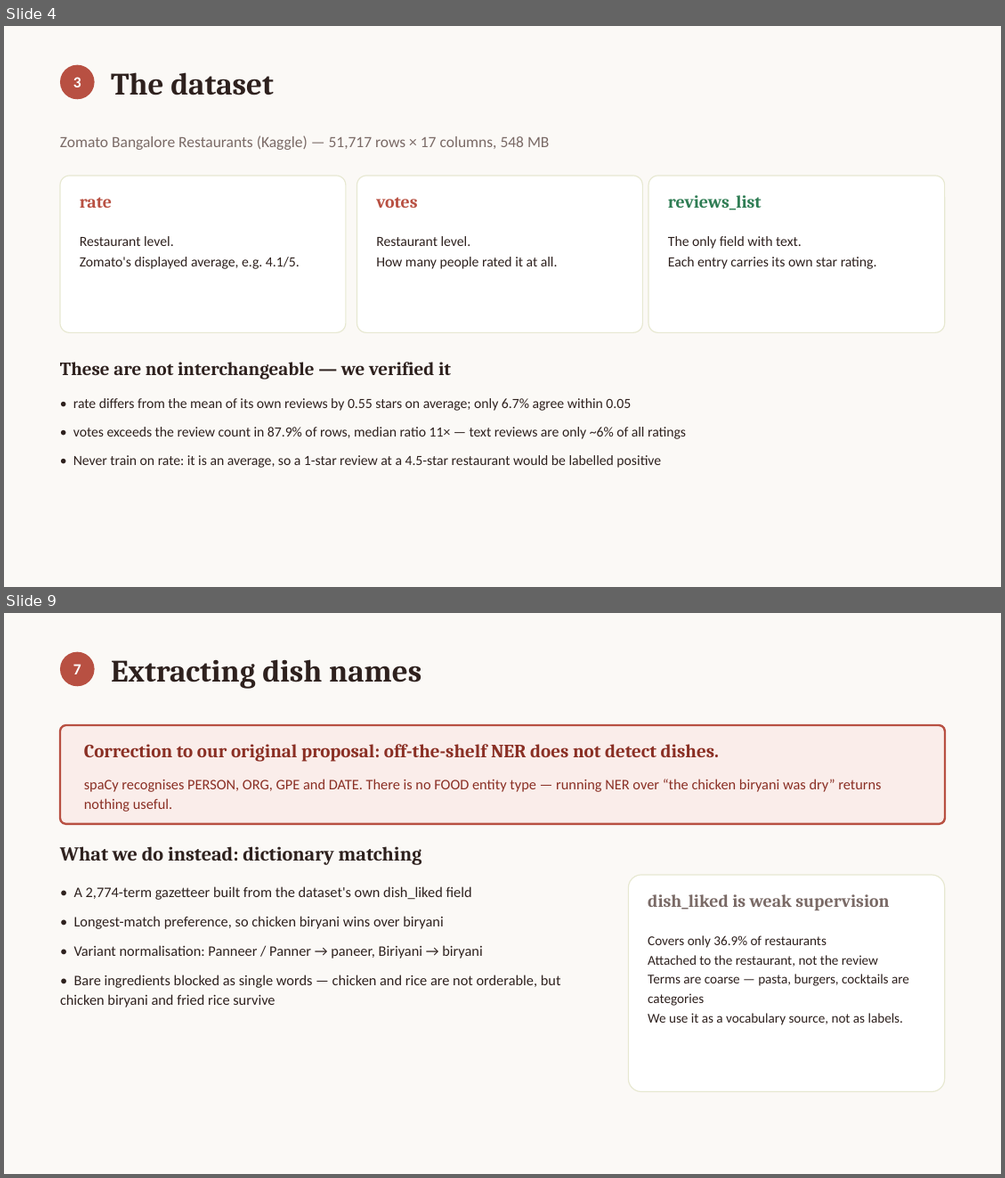
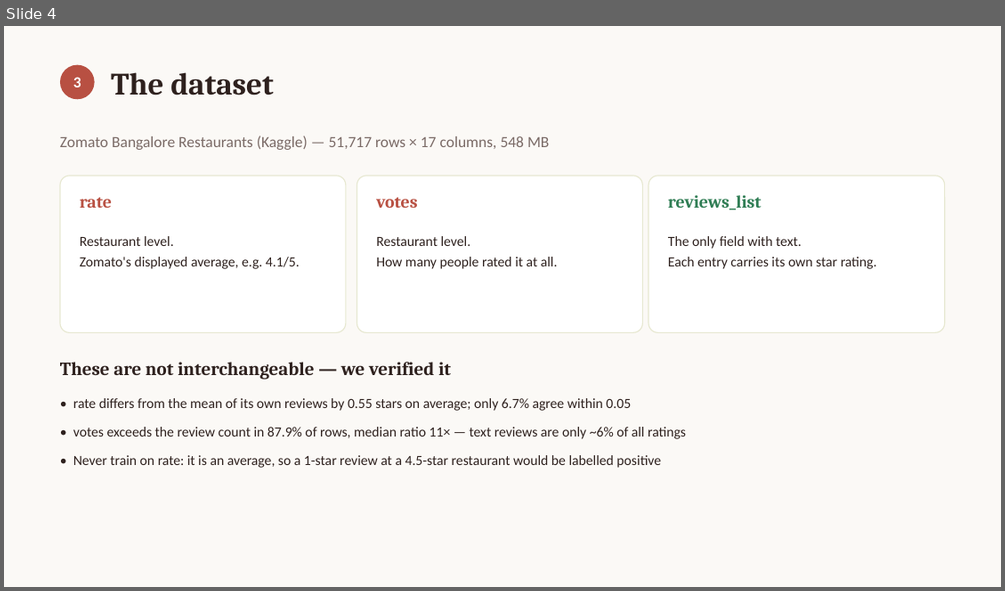
Before and after one commit to deesampan/nlp_project, a slide deck: output_project/reports/presentation.pptx. Shown one above the other, each under a label of ours: slides 4 and 9 before the commit, slide 4 after it; the slides between them are not shown. The pictures are 1005x1178 and 1005x591 pixels, drawn with LibreOffice and Linux fonts; fonts in the diff are those of the drawing. Boxes give left, top, right and bottom in pixels: in the first picture for what was removed or moved away, otherwise in the second. Text is boxed around its words. In the diff, an @@ line names an element or a change of style, - is before the commit and + after.

```diff
--- a/output_project/reports/presentation.pptx
+++ b/output_project/reports/presentation.pptx
@@ slide 9 removed at box(4, 613, 1001, 1174), background #FBF9F6 @@
@@ ellipse removed at box(60, 652, 95, 686) @@
@@ text removed at box(73, 664, 81, 674) @@
-7
@@ text removed at box(111, 659, 421, 688) @@
-Extracting dish names
@@ rounded rectangle removed at box(60, 725, 945, 824) @@
@@ text removed at box(84, 744, 719, 762) @@
-Correction to our original proposal: off-the-shelf NER does not detect dishes.
@@ text removed at box(84, 779, 881, 811) @@
-spaCy recognises PERSON, ORG, GPE and DATE. There is no FOOD entity type — running NER over “the chicken biryani was dry” returns nothing useful.
@@ text removed at box(60, 846, 422, 865) @@
-What we do instead: dictionary matching
@@ rounded rectangle removed at box(629, 875, 945, 1092) @@
@@ text removed at box(60, 886, 561, 1007) @@
-• A 2,774-term gazetteer built from the dataset's own dish_liked field
-• Longest-match preference, so chicken biryani wins over biryani
-• Variant normalisation: Panneer / Panner → paneer, Biriyani → biryani
-• Bare ingredients blocked as single words — chicken and rice are not orderable, but chicken biryani and fried rice survive
@@ text removed at box(647, 894, 889, 910) @@
-dish_liked is weak supervision
@@ text removed at box(647, 935, 909, 1025) @@
-Covers only 36.9% of restaurants
-Attached to the restaurant, not the review
-Terms are coarse — pasta, burgers, cocktails are categories
-We use it as a vocabulary source, not as labels.
```
Also in this commit, not shown: 6 slides changed, 5 slides added, 5 other slides removed, 2 other files.
